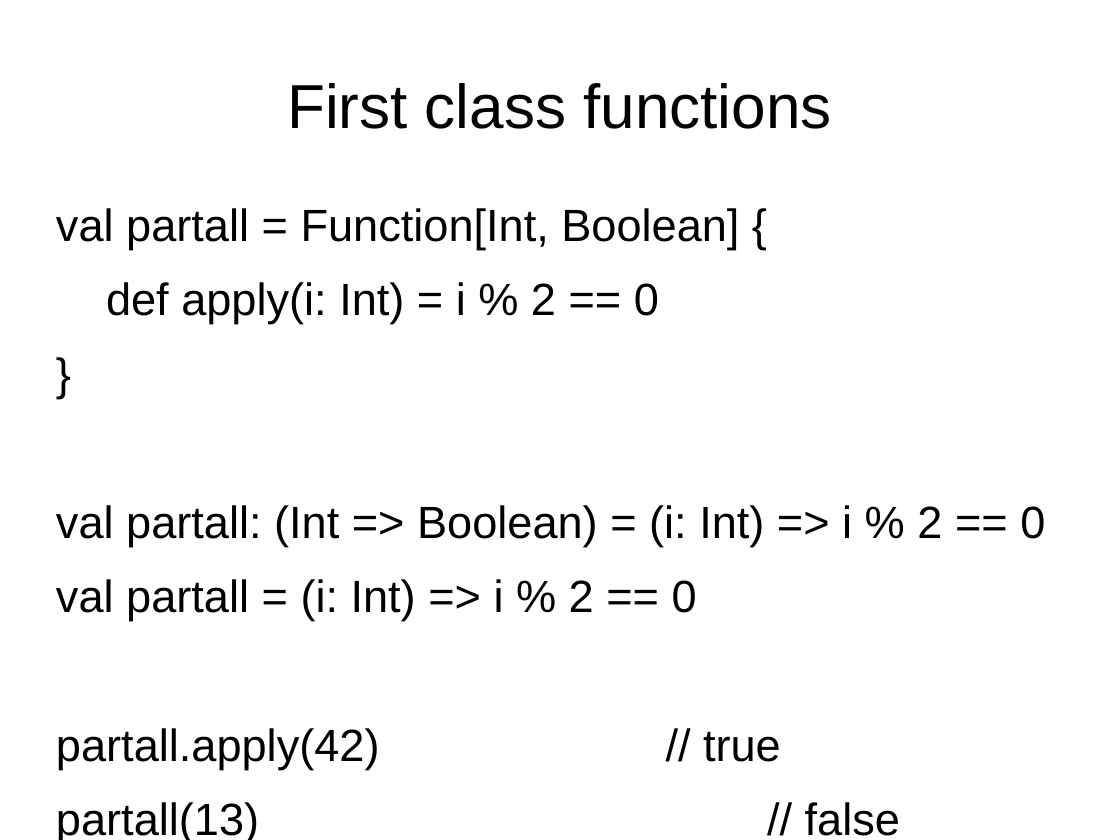
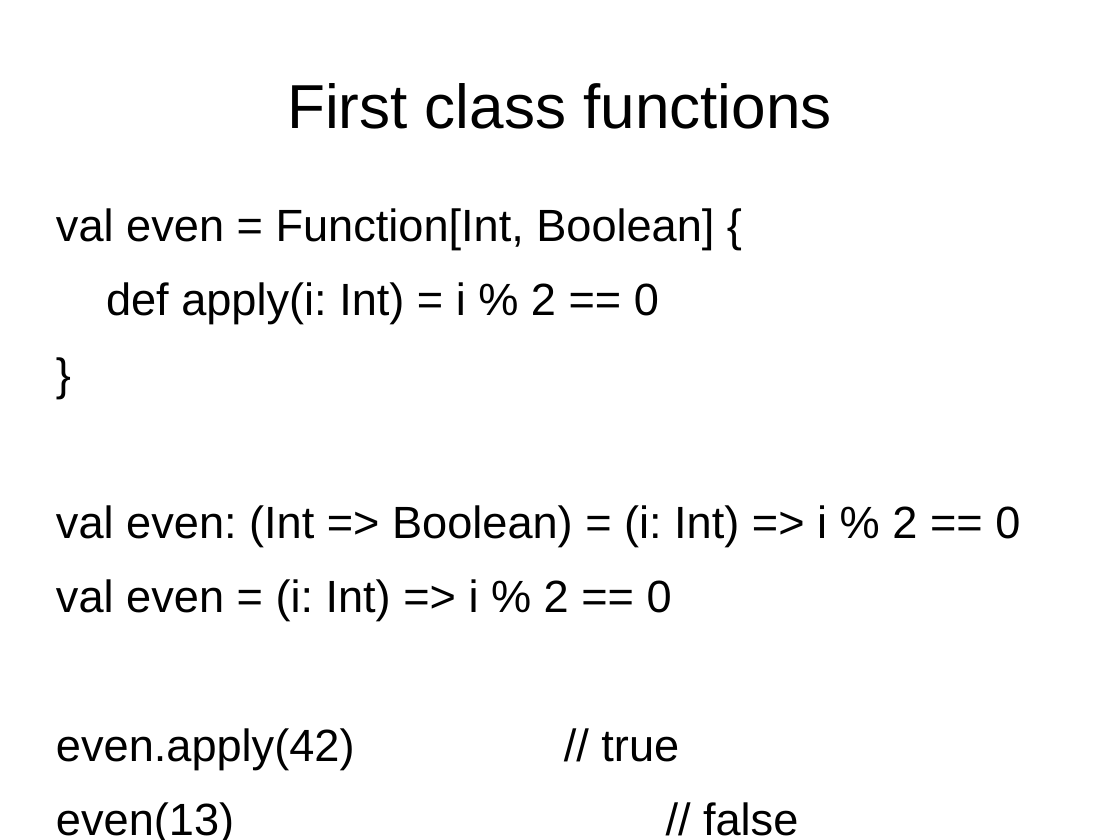
Before and after one commit to javaBin/scala-training-slides, a slide deck: slide 2 of 1.4 - firstclassfunctions.odp. Drawn at 1120x840 pixels with LibreOffice and Linux fonts; fonts in the diff are those of the drawing; background and template pictures are left out. Boxes give left, top, right and bottom in pixels: in the first picture for what was removed or moved away, otherwise in the second. Text is boxed around its words. In the diff, an @@ line names an element or a change of style, - is before the commit and + after.

```diff
--- a/1.4 - firstclassfunctions.odp
+++ b/1.4 - firstclassfunctions.odp
@@ text at (56,208,714,250): text changed @@
-val partall = Function[Int, Boolean] {
+val even = Function[Int, Boolean] {
@@ text at (56,505,1020,840): text changed @@
-val partall: (Int => Boolean) = (i: Int) => i % 2 == 0
-val partall = (i: Int) => i % 2 == 0
-partall.apply(42) // true
-partall(13) // false
+val even: (Int => Boolean) = (i: Int) => i % 2 == 0
+val even = (i: Int) => i % 2 == 0
+even.apply(42) // true
+even(13) // false
```
Also in this commit, not shown: 3 other slides changed, 11 other files.
